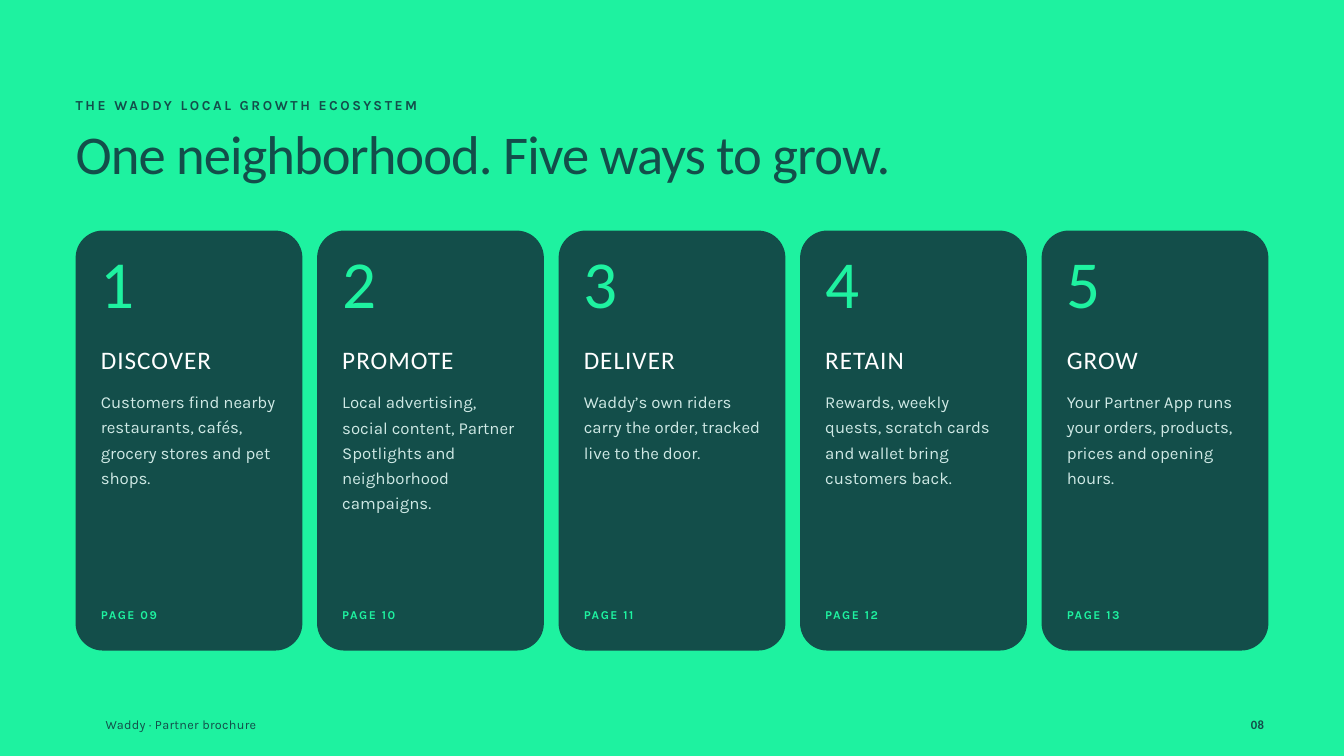
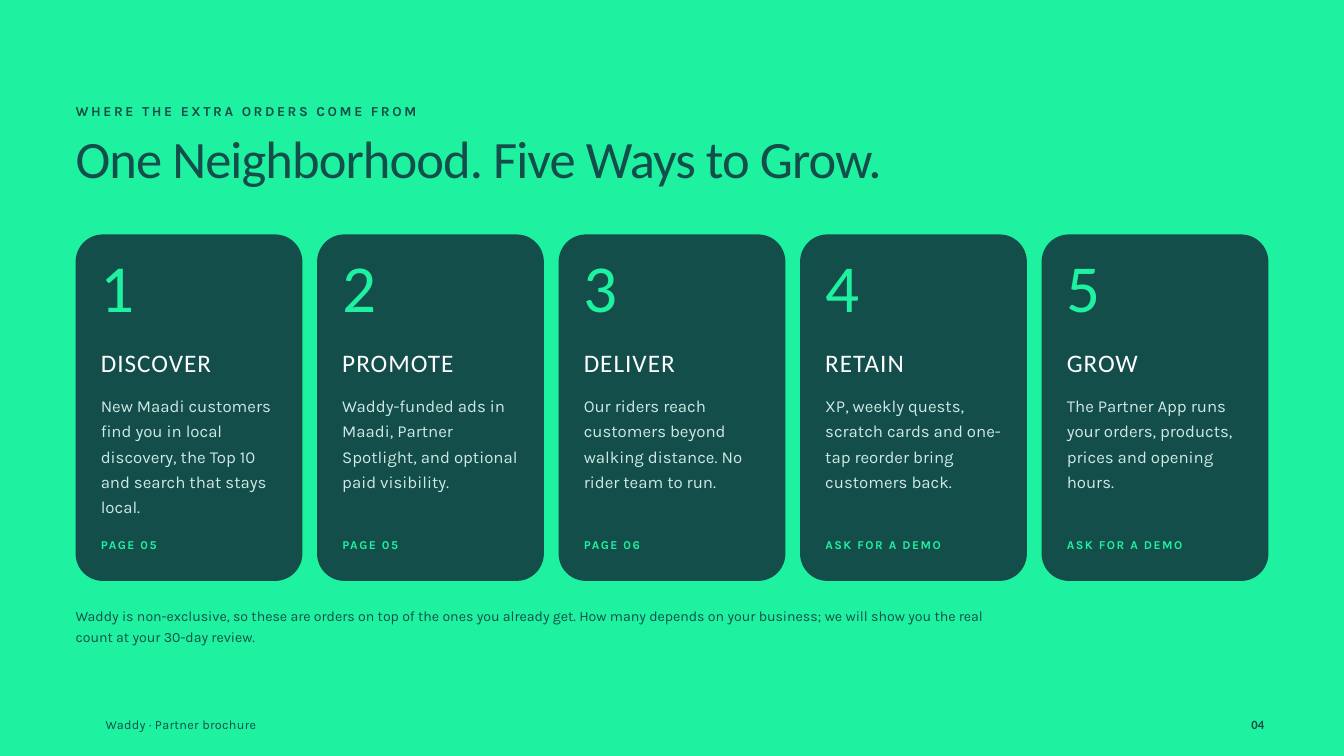
Before and after one commit to Hamdies/waddy_user, a slide deck: slide 4 of marketing/brochure/out/waddy-partner-brochure.pptx (slide 8 before the commit). Drawn at 1344x756 pixels with LibreOffice and Linux fonts; fonts in the diff are those of the drawing; background and template pictures are left out. Boxes give left, top, right and bottom in pixels: in the first picture for what was removed or moved away, otherwise in the second. Text is boxed around its words. In the diff, an @@ line names an element or a change of style, - is before the commit and + after.

```diff
--- a/marketing/brochure/out/waddy-partner-brochure.pptx
+++ b/marketing/brochure/out/waddy-partner-brochure.pptx
@@ text removed at [76,101,418,110] @@
-THE WADDY LOCAL GROWTH ECOSYSTEM
@@ text added at [76,107,416,116], 9.8 pt, text #134E4A, bold @@
+WHERE THE EXTRA ORDERS COME FROM
@@ text at [76,141,882,187]: text changed; size 39 to 37.5 pt @@
-One neighborhood. Five ways to grow.
+One Neighborhood. Five Ways to Grow.
@@ rounded rectangle: place and size @@
-rounded rectangle at [76,231,302,651]
+rounded rectangle at [76,235,302,582]
@@ rounded rectangle: place and size @@
-rounded rectangle at [318,231,544,651]
+rounded rectangle at [318,235,544,582]
@@ rounded rectangle: place and size @@
-rounded rectangle at [559,231,785,651]
+rounded rectangle at [559,235,785,582]
@@ rounded rectangle: place and size @@
-rounded rectangle at [801,231,1027,651]
+rounded rectangle at [801,235,1027,582]
@@ rounded rectangle: place and size @@
-rounded rectangle at [1042,231,1268,651]
+rounded rectangle at [1042,235,1268,582]
@@ 5 texts: place and size @@
-5 texts at [101,264,1101,309]
+5 texts at [101,268,1101,313]
@@ text removed at [101,396,275,488] @@
-Customers find nearby restaurants, cafés, grocery stores and pet shops.
@@ text added at [101,400,271,513], 12 pt, text #CFE9E5 @@
+New Maadi customers find you in local discovery, the Top 10 and search that stays local.
@@ text removed at [342,396,515,513] @@
-Local advertising, social content, Partner Spotlights and neighborhood campaigns.
@@ text added at [342,400,518,492], 12 pt, text #CFE9E5 @@
+Waddy-funded ads in Maadi, Partner Spotlight, and optional paid visibility.
@@ text at [584,400,743,488]: text changed @@
-Waddy’s own riders carry the order, tracked live to the door.
+Our riders reach customers beyond walking distance. No rider team to run.
@@ text at [825,400,1001,488]: text changed @@
-Rewards, weekly quests, scratch cards and wallet bring customers back.
+XP, weekly quests, scratch cards and one-tap reorder bring customers back.
@@ text at [1067,400,1232,488]: text changed @@
-Your Partner App runs your orders, products, prices and opening hours.
+The Partner App runs your orders, products, prices and opening hours.
@@ text at [101,538,168,555]: text changed @@
-PAGE 09
+PAGE 05
@@ text at [343,538,410,555]: text changed @@
-PAGE 10
+PAGE 05
@@ text at [584,538,651,555]: text changed @@
-PAGE 11
+PAGE 06
@@ text added at [825,541,940,549], 8.6 pt, text #1EF2A0, bold @@
+ASK FOR A DEMO
@@ text added at [1067,541,1182,549], 8.6 pt, text #1EF2A0, bold @@
+ASK FOR A DEMO
@@ text added at [76,611,983,646], 10.1 pt, text #134E4A @@
+Waddy is non-exclusive, so these are orders on top of the ones you already get. How many depends on your business; we will show you the real count at your 30-day review.
@@ text removed at [826,608,889,624] @@
-PAGE 12
@@ text removed at [1067,608,1130,624] @@
-PAGE 13
@@ text at [1251,721,1264,729]: text changed @@
-08
+04
```
Also in this commit, not shown: 6 other slides changed, 1 slide added, 8 slides removed, 40 other files.
